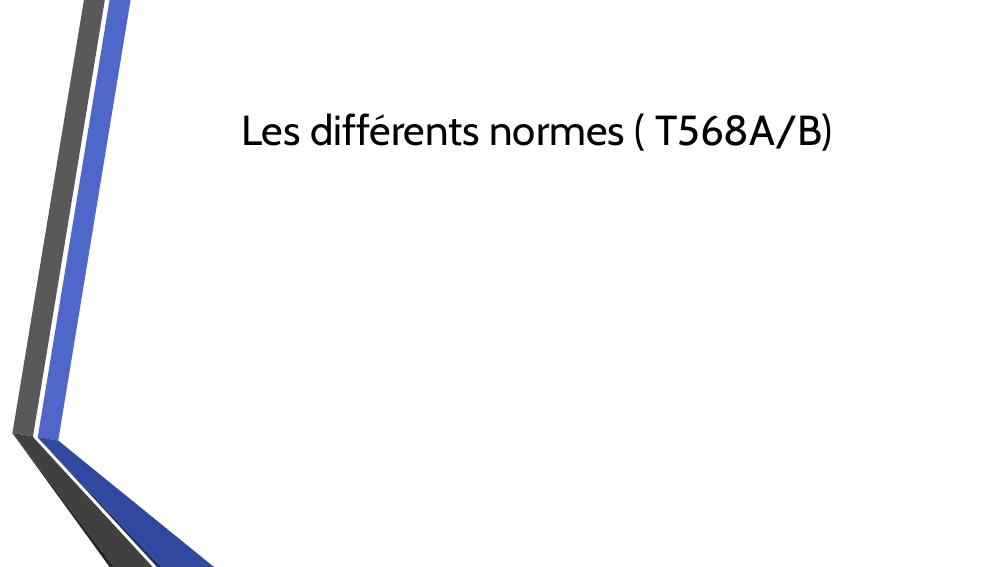
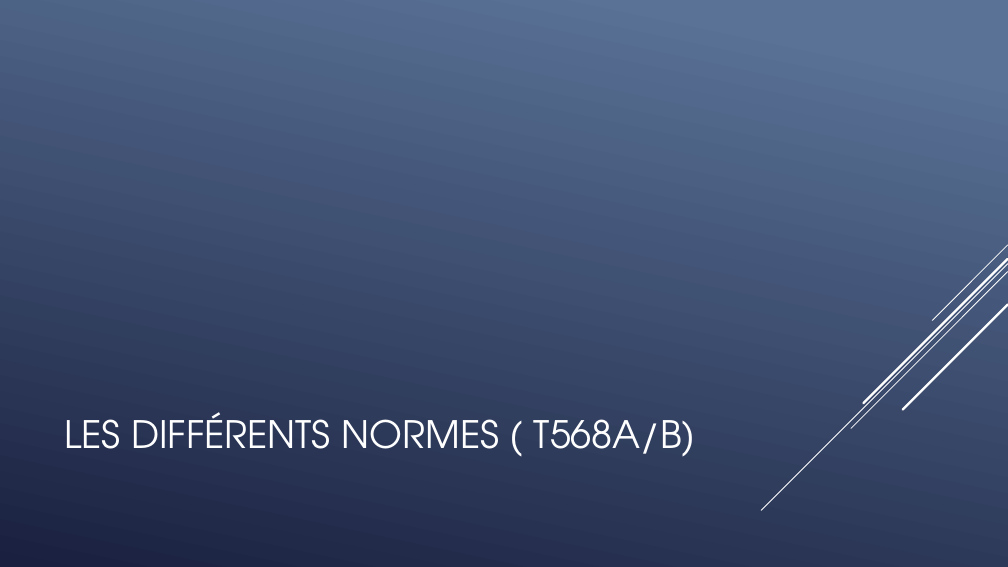
Before and after one commit to QuentinKrg/M214-Ethernet, a slide deck: slide 5 of Module 214 - Fabrication RJ45.pptx. Drawn at 1008x567 pixels with LibreOffice and Linux fonts; fonts in the diff are those of the drawing; background and template pictures are left out. Boxes give left, top, right and bottom in pixels: in the first picture for what was removed or moved away, otherwise in the second. Text is boxed around its words. In the diff, an @@ line names an element or a change of style, - is before the commit and + after.

```diff
--- a/Module 214 - Fabrication RJ45.pptx
+++ b/Module 214 - Fabrication RJ45.pptx
@@ background picture (left out) to gradient #597496 to #1A2040 @@
@@ group added at [761,245,1008,510]: 5 lines @@
@@ title at [64,412,696,456]: text changed; size 40 to 36 pt; font Cabin to TeX Gyre Adventor; text colour #000000 to #FFFFFF @@
-Les différents normes ( T568A/B)
+LES DIFFÉRENTS NORMES ( T568A/B)
@@ group removed at [12,0,214,567]: 6 freeform shapes @@
```
Also in this commit, not shown: 7 other slides changed.
